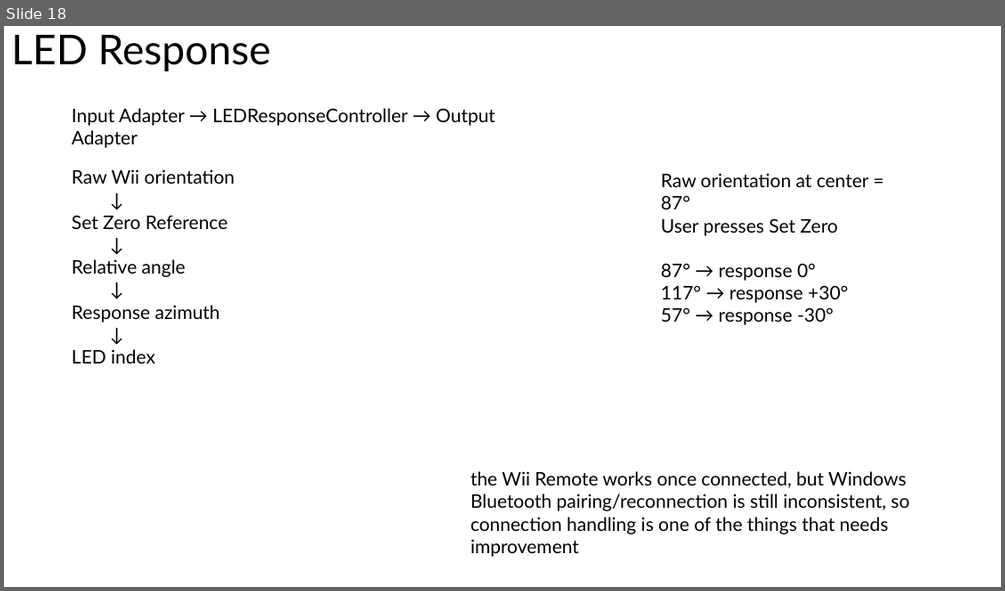
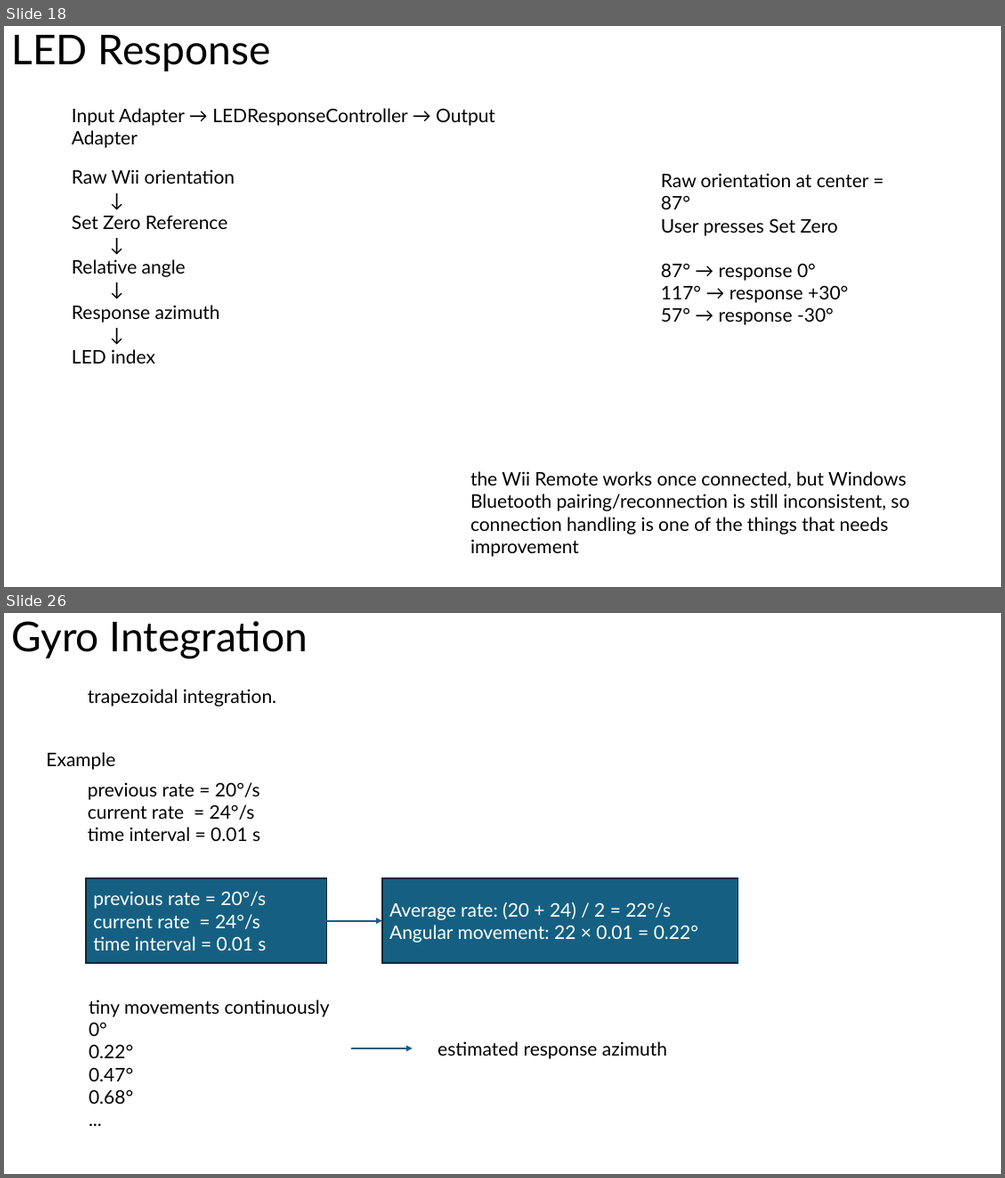
Before and after one commit to Won-Jang/VisualTrackingCore, a slide deck: docs/doc.pptx. Shown one above the other, each under a label of ours: slide 18 before the commit, slides 18 and 26 after it; the slides between them are not shown. The pictures are 1005x591 and 1005x1178 pixels, drawn with LibreOffice and Linux fonts; fonts in the diff are those of the drawing. Boxes give left, top, right and bottom in pixels: in the first picture for what was removed or moved away, otherwise in the second. Text is boxed around its words. In the diff, an @@ line names an element or a change of style, - is before the commit and + after.

```diff
--- a/docs/doc.pptx
+++ b/docs/doc.pptx
@@ slide 26 added at (4, 613, 1001, 1174), background #FFFFFF @@
@@ title added at (11, 621, 307, 659), 39.6 pt, text #000000 @@
+Gyro Integration
@@ text added at (88, 689, 276, 706), 18 pt, text #000000 @@
+trapezoidal integration.
@@ text added at (46, 752, 115, 770), 18 pt, text #000000 @@
+Example
@@ text added at (88, 782, 260, 841), 18 pt, text #000000 @@
+previous rate = 20°/s
+current rate = 24°/s
+time interval = 0.01 s
@@ rectangle added at (86, 878, 327, 963), fill #156082, outline #092A39 1.5 pt, 18 pt, text #FFFFFF @@
+previous rate = 20°/s
+current rate = 24°/s
+time interval = 0.01 s
@@ rectangle added at (382, 878, 738, 963), fill #156082, outline #092A39 1.5 pt, 18 pt, text #FFFFFF @@
+Average rate: (20 + 24) / 2 = 22°/s
+Angular movement: 22 × 0.01 = 0.22°
@@ arrow added from (321, 921) to (382, 921), #156082 1.5 pt @@
@@ text added at (89, 999, 330, 1103), 18 pt, text #000000 @@
+tiny movements continuously
+0°
+0.22°
+0.47°
+0.68°
+...
@@ arrow added from (351, 1048) to (413, 1048), #156082 1.5 pt @@
@@ text added at (437, 1041, 667, 1059), 18 pt, text #000000 @@
+estimated response azimuth
```
Also in this commit, not shown: 11 other slides added, 4 slides removed.
